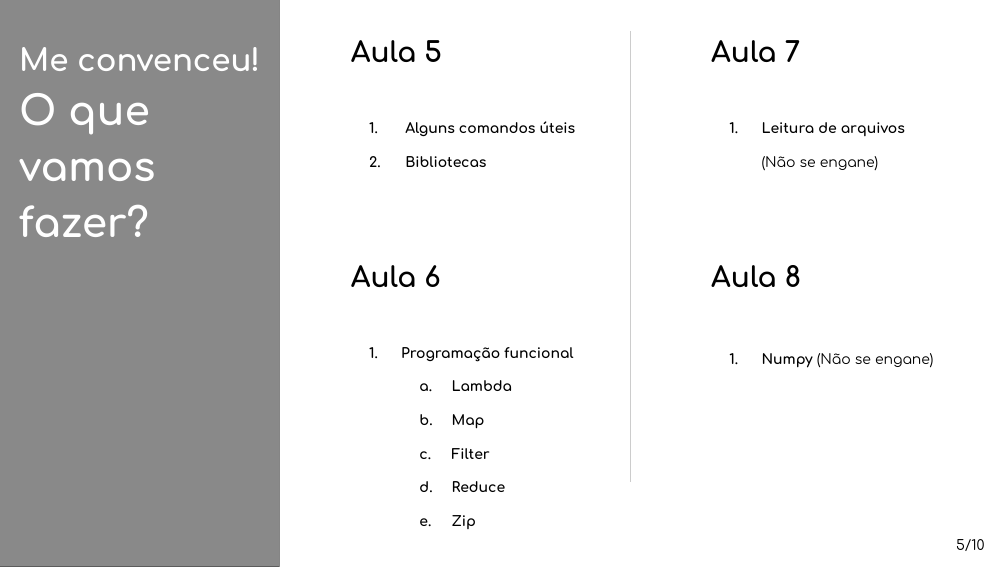
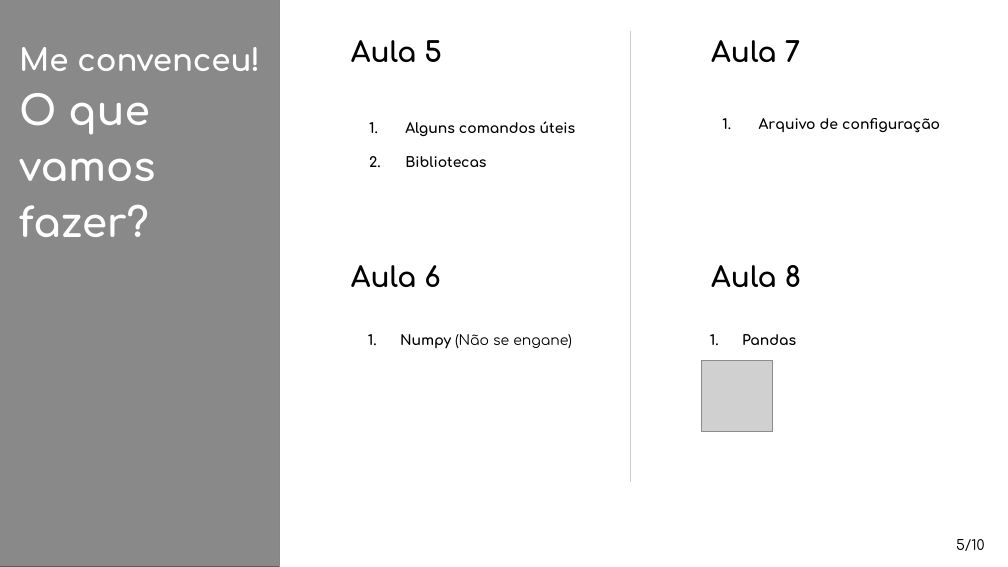
Before and after one commit to MiuraBruno/Curso_python_turma3, a slide deck: slide 5 of _DOCUMENTOS/Treinamento Pynton.pptx. Drawn at 1008x567 pixels with LibreOffice and Linux fonts; fonts in the diff are those of the drawing; grey boxes stand for pictures. Boxes give left, top, right and bottom in pixels: in the first picture for what was removed or moved away, otherwise in the second. Text is boxed around its words. In the diff, an @@ line names an element or a change of style, - is before the commit and + after.

```diff
--- a/_DOCUMENTOS/Treinamento Pynton.pptx
+++ b/_DOCUMENTOS/Treinamento Pynton.pptx
@@ text added at (759, 118, 940, 133), 10 pt, text #000000, bold @@
+1. Arquivo de configuração
@@ text removed at (762, 122, 905, 171) @@
-1. Leitura de arquivos (Não se engane)
@@ text "Numpy (Não se engane)": place and size @@
-text "Numpy (Não se engane)" at (762, 353, 934, 368)
+text "Numpy (Não se engane)" at (400, 334, 572, 349)
@@ text removed at (401, 347, 573, 529) @@
-1. Programação funcional
-  a. Lambda
-  b. Map
-  c. Filter
-  d. Reduce
-  e. Zip
@@ text added at (742, 334, 796, 345), 10 pt, text #000000, bold @@
+1. Pandas
@@ picture added at (702, 361, 772, 431) @@
```
Also in this commit, not shown: 4 other slides changed, 1 other file.
